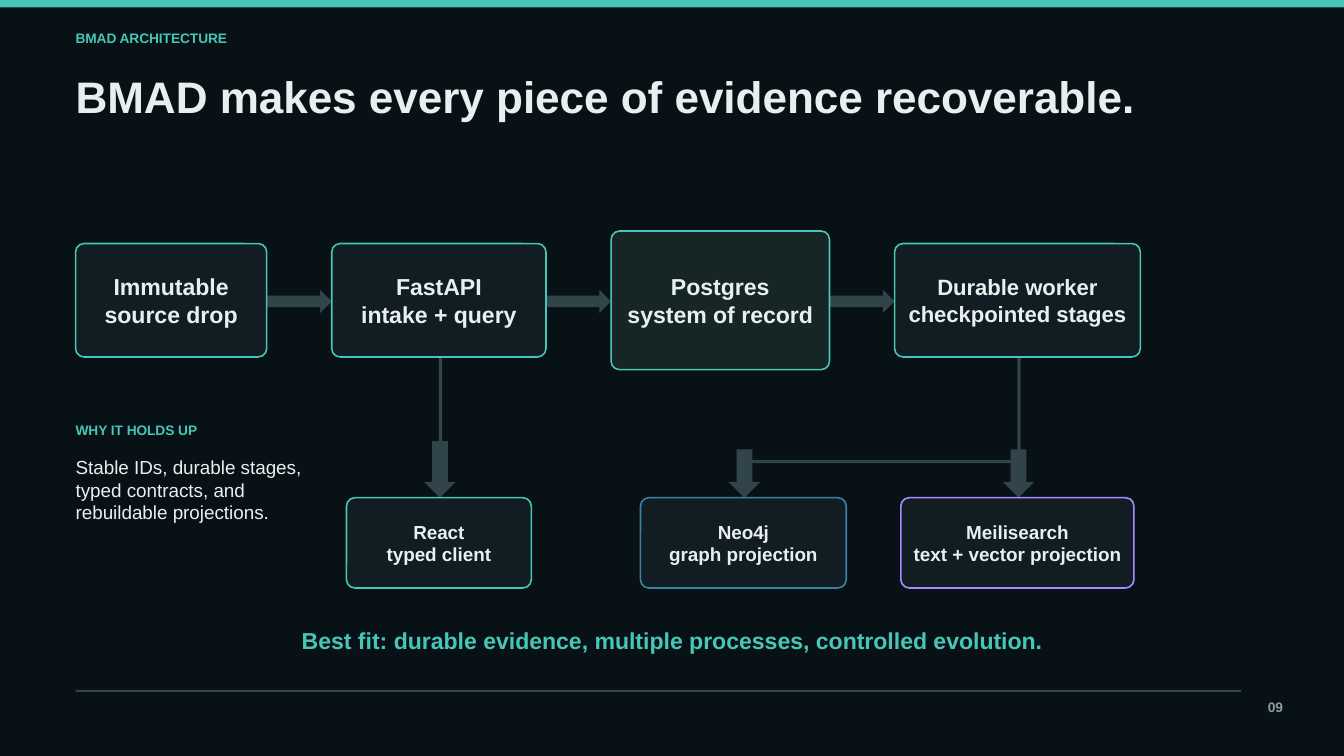
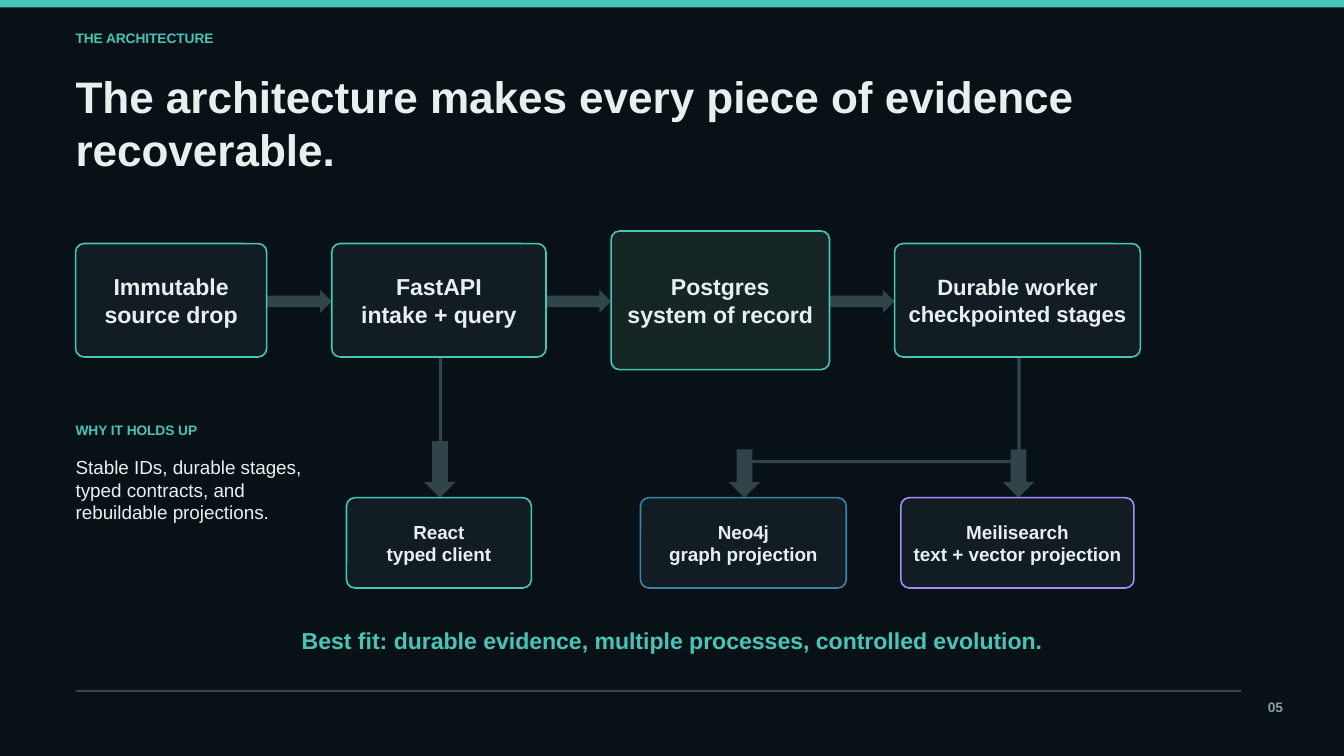
Before and after one commit to tgoeke/july-2026-ai-americas-cohort-meetingminer, a slide deck: slide 5 of docs/MeetingMiner-15-minute-capstone.pptx (slide 9 before the commit). Drawn at 1344x756 pixels with LibreOffice and Linux fonts; fonts in the diff are those of the drawing. Boxes give left, top, right and bottom in pixels: in the first picture for what was removed or moved away, otherwise in the second. Text is boxed around its words. In the diff, an @@ line names an element or a change of style, - is before the commit and + after.

```diff
--- a/docs/MeetingMiner-15-minute-capstone.pptx
+++ b/docs/MeetingMiner-15-minute-capstone.pptx
@@ text at (76, 33, 213, 43): text changed @@
-BMAD ARCHITECTURE
+THE ARCHITECTURE
@@ text at (76, 81, 1073, 167): text changed @@
-BMAD makes every piece of evidence recoverable.
+The architecture makes every piece of evidence recoverable.
```
Also in this commit, not shown: 10 other slides changed, 7 slides removed, 1 other file.
